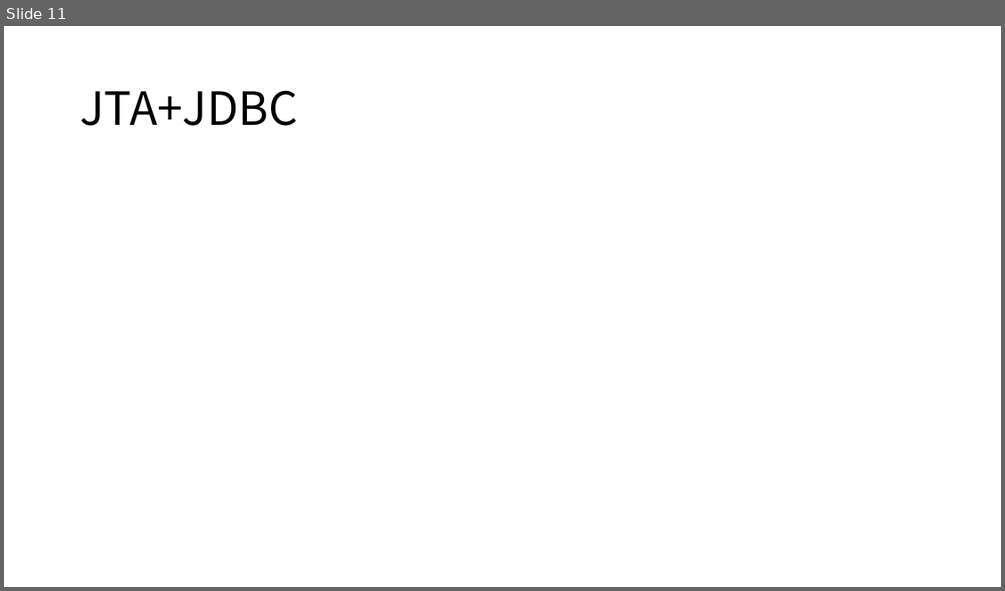
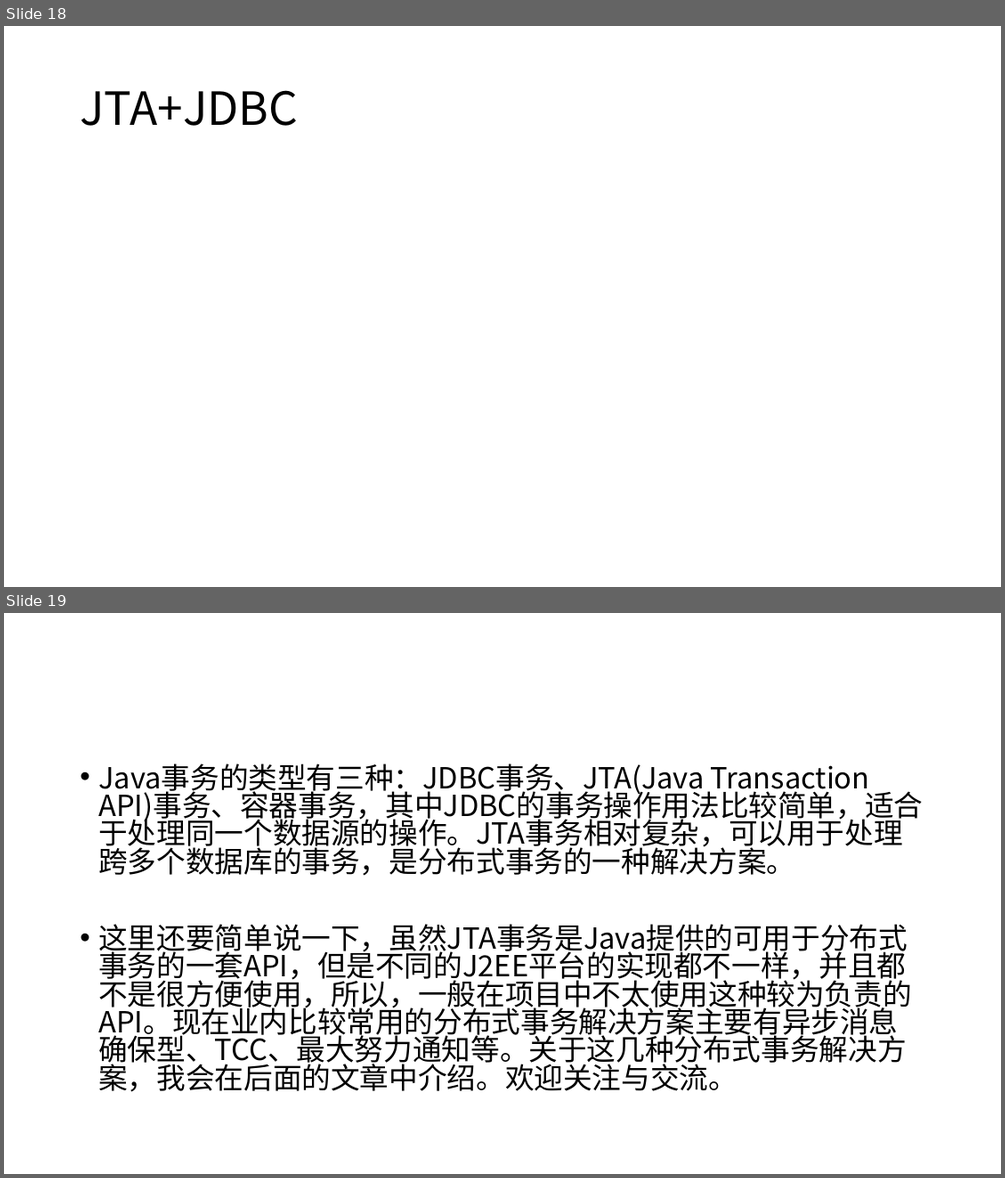
Before and after one commit to courage89/xa_presentation, a slide deck: 分布式事务.pptx. Shown one above the other, each under a label of ours: slide 11 before the commit, slides 18 and 19 after it. The pictures are 1005x591 and 1005x1178 pixels, drawn with LibreOffice and Linux fonts; fonts in the diff are those of the drawing. Boxes give left, top, right and bottom in pixels: in the first picture for what was removed or moved away, otherwise in the second. Text is boxed around its words. In the diff, an @@ line names an element or a change of style, - is before the commit and + after.

```diff
--- a/分布式事务.pptx
+++ b/分布式事务.pptx
@@ slide 19 added at [4, 613, 1001, 1174], background #FFFFFF @@
@@ text added at [98, 763, 922, 1092], 28 pt, text #000000 @@
+• Java事务的类型有三种：JDBC事务、JTA(Java Transaction API)事务、容器事务，其中JDBC的事务操作用法比较简单，适合于处理同一个数据源的操作。JTA事务相对复杂，可以用于处理跨多个数据库的事务，是分布式事务的一种解决方案。
+• 这里还要简单说一下，虽然JTA事务是Java提供的可用于分布式事务的一套API，但是不同的J2EE平台的实现都不一样，并且都不是很方便使用，所以，一般在项目中不太使用这种较为负责的API。现在业内比较常用的分布式事务解决方案主要有异步消息确保型、TCC、最大努力通知等。关于这几种分布式事务解决方案，我会在后面的文章中介绍。欢迎关注与交流。
@@ what was slide 11 is now slide 18 @@
```
Also in this commit, not shown: 2 slides changed, 7 other slides added.
